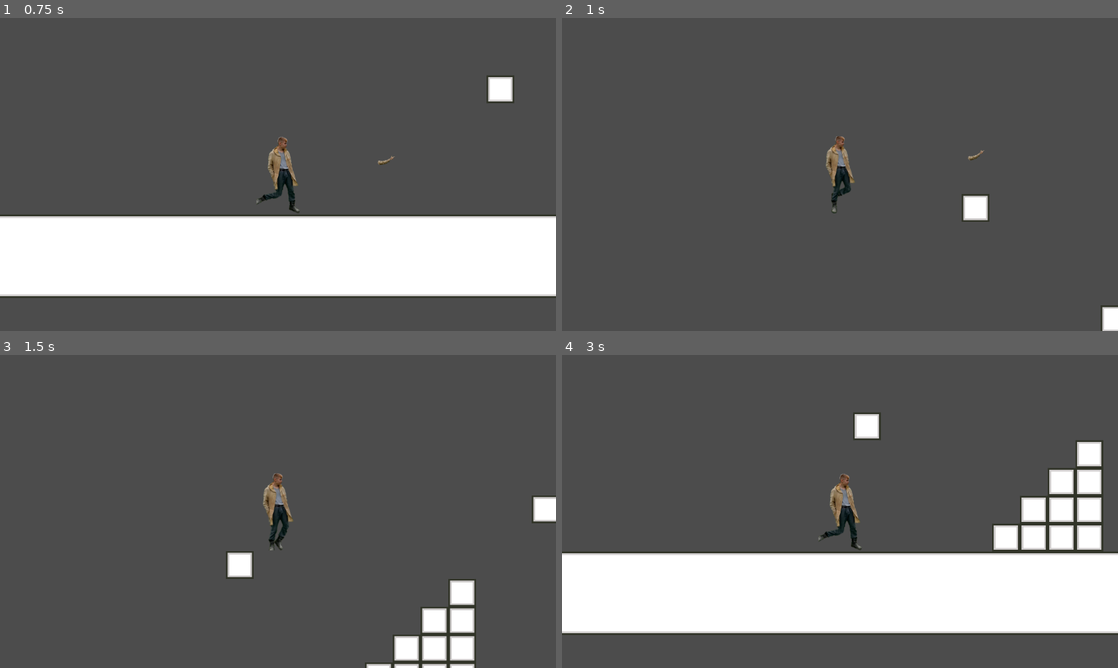
Above: before the commit, frames 1-4 (two rows, left to right).
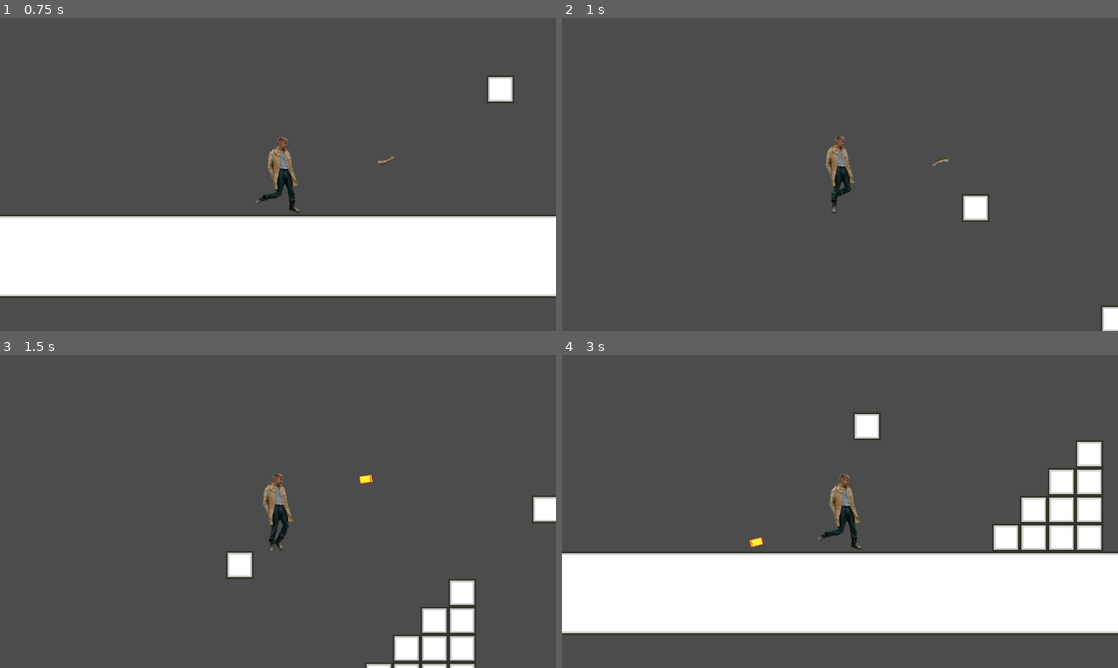
Above: after the commit, the same moments.

Repository: DrOnGeE/Artems-Geyms
Game: Godot game, scene res://SCN/BASICS_DEMO_LEVEL.tscn
Same seed, same stepped clock (60 frames per second), same inputs: the game is played once before the commit and once after it.
Inputs (mouse positions are in pixels of both pictures, inside the frame that each line leads up to):
- Up to frame 1 (0.75 s): tap Enter at 0.5 s; move the mouse to (400, 158) at 0.52 s; press the mouse at (400, 158) at 0.53 s; hold D (player_right) from 0.53 s (still down)
- Up to frame 2 (1 s): keep holding D (player_right); tap Space (player_jump) at 0.77 s; right-click (962, 158) at 0.8 s
- Up to frame 3 (1.5 s): keep holding D (player_right); move the mouse to (422, 489) at 1.27 s; release the mouse at (422, 489) at 1.28 s; right-click (422, 489) at 1.35 s
- Up to frame 4 (3 s): tap Space (player_jump) at 1.52 s; click (984, 489) at 1.55 s; move the mouse to (895, 442) at 2.02 s; release D (player_right) at 2.03 s; press the mouse at (895, 442) at 2.03 s; hold A (player_left) 2.03-2.78 s; right-click (895, 442) at 2.3 s; move the mouse to (812, 574) at 2.77 s; release the mouse at (812, 574) at 2.78 s; hold D (player_right) from 2.78 s (still down); right-click (812, 574) at 2.85 s

Frame 1 is identical in both runs. In frame 2, less than 0.1% of the frame differs, in the area x 66-76%, y 42-48%; in frame 3, less than 0.1%; in frame 4, less than 0.1%, in the area x 33-37%, y 58-62%.

Commit message:
Added cringe shooting. Renamed some things.

Diff:
--- /dev/null
+++ b/Artem's Adventure/OBJ/BULLET.tscn
@@ -0,0 +1,27 @@
+[gd_scene load_steps=5 format=2]
+
+[ext_resource path="res://IMG/sprite_bullet_stub.png" type="Texture" id=1]
+[ext_resource path="res://SRC/bullet_main.gd" type="Script" id=2]
+
+[sub_resource type="RectangleShape2D" id=1]
+extents = Vector2( 14, 8 )
+
+[sub_resource type="RectangleShape2D" id=2]
+extents = Vector2( 14, 8 )
+
+[node name="BULLET" type="RigidBody2D"]
+script = ExtResource( 2 )
+
+[node name="Sprite" type="Sprite" parent="."]
+texture = ExtResource( 1 )
+
+[node name="CollisionShape2D" type="CollisionShape2D" parent="."]
+shape = SubResource( 1 )
+
+[node name="Area2D" type="Area2D" parent="."]
+__meta__ = {
+"_edit_group_": true
+}
+
+[node name="CollisionShape2D" type="CollisionShape2D" parent="Area2D"]
+shape = SubResource( 2 )
--- a/Artem's Adventure/OBJ/HAND.tscn
+++ b/Artem's Adventure/OBJ/HAND.tscn
@@ -1,14 +1,14 @@
 [gd_scene load_steps=5 format=2]
 
 [ext_resource path="res://IMG/sprite_hand_stub.png" type="Texture" id=1]
-[ext_resource path="res://SRC/hand_movement.gd" type="Script" id=2]
+[ext_resource path="res://SRC/hand_main.gd" type="Script" id=2]
 
 [sub_resource type="CircleShape2D" id=2]
 radius = 12.0
 
 [sub_resource type="CircleShape2D" id=3]
 
-[node name="KinematicBody2D" type="KinematicBody2D"]
+[node name="HAND" type="KinematicBody2D"]
 collision_layer = 2
 collision_mask = 2
 script = ExtResource( 2 )
@@ -20,10 +20,8 @@
 "_edit_group_": true
 }
 
-[node name="EdgePosition" type="Position2D" parent="."]
-position = Vector2( 82, -4 )
-
 [node name="Area2D" type="Area2D" parent="."]
+visible = false
 position = Vector2( 84, 0 )
 collision_layer = 2
 __meta__ = {
@@ -37,5 +35,7 @@
 position = Vector2( 75, 1 )
 shape = SubResource( 3 )
 
-[connection signal="mouse_entered" from="Area2D" to="." method="_on_Area2D_mouse_entered"]
-[connection signal="mouse_exited" from="Area2D" to="." method="_on_Area2D_mouse_exited"]
+[node name="TurnAxis" type="Position2D" parent="."]
+
+[node name="BulletPoint" type="Position2D" parent="TurnAxis"]
+position = Vector2( 100, 0 )
--- a/Artem's Adventure/OBJ/PLAYER.tscn
+++ b/Artem's Adventure/OBJ/PLAYER.tscn
@@ -1,7 +1,7 @@
 [gd_scene load_steps=9 format=2]
 
 [ext_resource path="res://IMG/sprite_player_stub.png" type="Texture" id=1]
-[ext_resource path="res://SRC/player_movement.gd" type="Script" id=2]
+[ext_resource path="res://SRC/player_main.gd" type="Script" id=2]
 [ext_resource path="res://IMG/sprite_player_move2.png" type="Texture" id=3]
 [ext_resource path="res://IMG/sprite_player_move3.png" type="Texture" id=4]
 [ext_resource path="res://IMG/sprite_player_move1.png" type="Texture" id=5]
@@ -23,7 +23,7 @@
 [sub_resource type="RectangleShape2D" id=3]
 extents = Vector2( 37, 94.0625 )
 
-[node name="KinematicBody2D" type="KinematicBody2D"]
+[node name="PLAYER" type="KinematicBody2D"]
 script = ExtResource( 2 )
 
 [node name="Camera2D" type="Camera2D" parent="."]
@@ -39,17 +39,19 @@
 
 [node name="Hand" parent="." instance=ExtResource( 6 )]
 
-[node name="StaticBody2D" type="StaticBody2D" parent="."]
+[node name="HandLimits" type="StaticBody2D" parent="."]
 collision_layer = 0
 collision_mask = 3
 
-[node name="CollisionPolygon2D" type="CollisionPolygon2D" parent="StaticBody2D"]
+[node name="CollisionPolygon2D" type="CollisionPolygon2D" parent="HandLimits"]
 position = Vector2( -72.9, 840 )
 scale = Vector2( 4.79688, 4.375 )
 polygon = PoolVector2Array( 15.1974, -259.657, -32, -248, -56, -224, -64, -192, -56, -160, -32, -136, 15.1974, -124.343, 15.1974, -128, -29.8319, -138.971, -53.1804, -162.743, -61.5192, -192, -53.1804, -221.257, -29.8319, -245.029, 15.1974, -256 )
+disabled = true
 
-[node name="CollisionPolygon2D2" type="CollisionPolygon2D" parent="StaticBody2D"]
+[node name="CollisionPolygon2D2" type="CollisionPolygon2D" parent="HandLimits"]
 position = Vector2( 72, -840 )
 rotation = 3.14137
 scale = Vector2( 4.79688, 4.375 )
 polygon = PoolVector2Array( 15.1974, -259.657, -32, -248, -56, -224, -64, -192, -56, -160, -32, -136, 15.1974, -124.343, 15.0353, -127.996, -29.9919, -138.979, -53.3357, -162.756, -60.0009, -192.014, -53.324, -221.27, -29.9708, -245.036, 15.0607, -255.996 )
+disabled = true
--- /dev/null
+++ b/Artem's Adventure/SRC/bullet_main.gd
@@ -0,0 +1,10 @@
+extends RigidBody2D
+
+var bullet_speed = 2000
+var life_time = 1
+
+
+func _ready():
+	apply_impulse(Vector2(),Vector2(bullet_speed, 0).rotated(rotation))
+	yield(get_tree().create_timer(life_time), "timeout")
+	queue_free()
--- /dev/null
+++ b/Artem's Adventure/SRC/hand_main.gd
@@ -0,0 +1,67 @@
+extends KinematicBody2D
+
+export (int) var speed = 1000
+
+var velocity = Vector2()
+var pre_position = position
+var hand_vision = 1
+
+#var bullet_speed = 2000
+var bullet = preload("res://OBJ/BULLET.tscn")
+var can_fire = true
+var rate_of_fire = 0.4
+
+func _ready():
+	self.hide()
+	#self.show()
+	pass
+
+func _unhandled_input(event):
+	self.hide()
+	#self.show()
+	pass
+
+func _process(delta):
+	velocity = Vector2()
+	ControlLoop()
+	pass
+
+
+func _physics_process(delta):
+	velocity = move_and_slide(velocity)
+	pass
+
+func ControlLoop():
+	look_at(get_global_mouse_position())
+	if Input.is_action_just_pressed("hand_activate"):
+		pre_position = position
+		#print("pressed")
+	if Input.is_action_pressed("hand_activate"):
+		self.show()
+		can_fire = false
+		velocity = Vector2(speed, 0).rotated(rotation)
+	if Input.is_action_pressed("hand_shoot") and can_fire == true:
+		can_fire = false
+		HandVision()
+		Fire()
+		yield(get_tree().create_timer(rate_of_fire), "timeout")
+		can_fire = true
+	if Input.is_action_just_released("hand_activate"):
+		position = pre_position
+		can_fire = true
+		#print("released")
+
+	pass
+
+func HandVision():
+	self.show()
+	yield(get_tree().create_timer(hand_vision), "timeout")
+	self.hide()
+
+func Fire():
+	get_node("TurnAxis/BulletPoint").rotation = get_angle_to(get_global_mouse_position())
+	var bullet_instance = bullet.instance()
+	bullet_instance.position = get_node("TurnAxis/BulletPoint").get_global_position()
+	bullet_instance.rotation_degrees = rotation_degrees
+	get_tree().get_root().call_deferred("add_child", bullet_instance)
+	pass
--- a/Artem's Adventure/SRC/hand_movement.gd
+++ /dev/null
@@ -1,45 +0,0 @@
-extends KinematicBody2D
-
-export (int) var speed = 1000
-export (int) var move_back_speed = 200
-
-var velocity = Vector2()
-var pre_position = position
-
-func _ready():
-	self.hide()
-	#self.show()
-	#pre_position = position
-
-func _process(delta):
-	velocity = Vector2()
-	look_at(get_global_mouse_position())
-	#if(position != pre_position):
-	#	velocity = Vector2(-move_back_speed, 0)
-	#	print(position, "\t", pre_position)
-	if Input.is_action_just_pressed("hand_activate"):
-		pre_position = position
-		#print("pressed")
-	if Input.is_action_pressed("hand_activate"):
-		self.show()
-		velocity = Vector2(speed, 0).rotated(rotation)
-
-	if Input.is_action_just_released("hand_activate"):
-		position = pre_position
-		#print("released")
-
-func _unhandled_input(event):
-	self.hide()
-	#self.show()
-
-func _physics_process(delta):
-	velocity = move_and_slide(velocity)
-
-
-func _on_Area2D_mouse_entered():
-	#print("got it")
-	pass
-
-func _on_Area2D_mouse_exited():
-	#print("well")
-	pass
--- a/Artem's Adventure/SRC/player_movement.gd
+++ b/Artem's Adventure/SRC/player_main.gd
@@ -16,8 +16,6 @@
 		velocity.x -= speed
 		$AnimatedSprite.play("walk")
 		$AnimatedSprite.flip_h = true
-	#if Input.is_action_pressed("hand_activate"):
-		#shoot()
 	if velocity.x == 0:
 		$AnimatedSprite.play("staying")
 
@@ -28,12 +26,3 @@
 	if Input.is_action_just_pressed("player_jump"):
 		if is_on_floor():
 			velocity.y = jump_speed
-
-#const bulletPath = preload('res://OBJ/HAND.tscn')
-#func shoot():
-#	var bullet = bulletPath.instance()
-#
-#	get_parent().add_child(bullet)
-#	bullet.position = self.position
-#
-#	bullet.velocity = get_global_mouse_position() - bullet.position
Binary file added: Artem's Adventure/IMG/sprite_bullet_stub.png
Not shown, added: Artem's Adventure/IMG/sprite_bullet_stub.png.import
